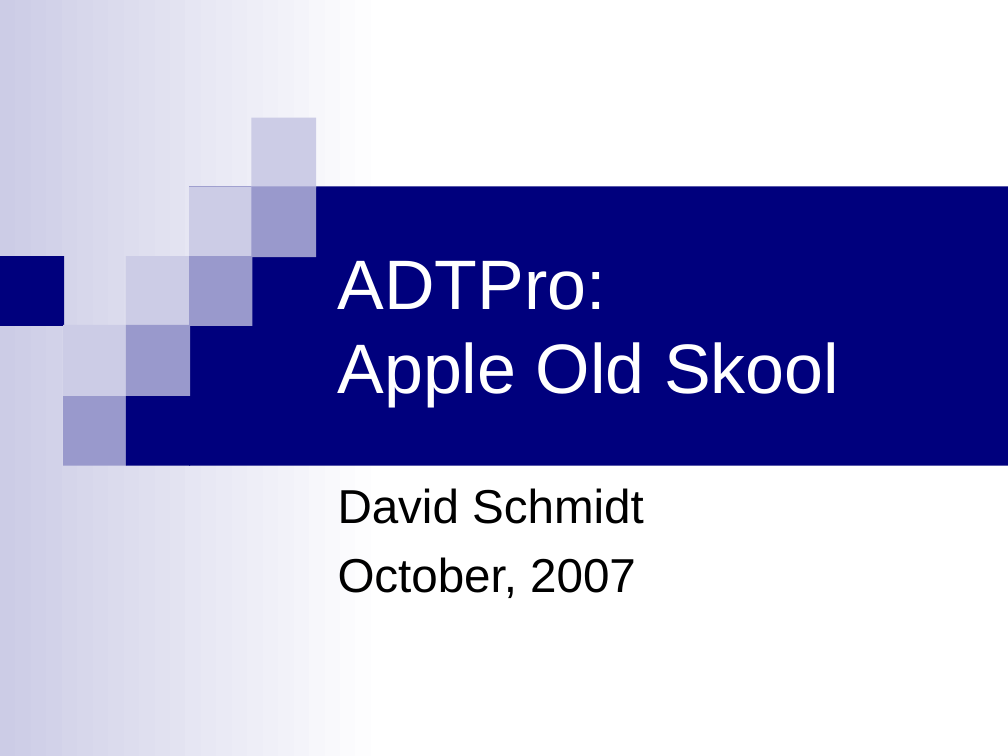
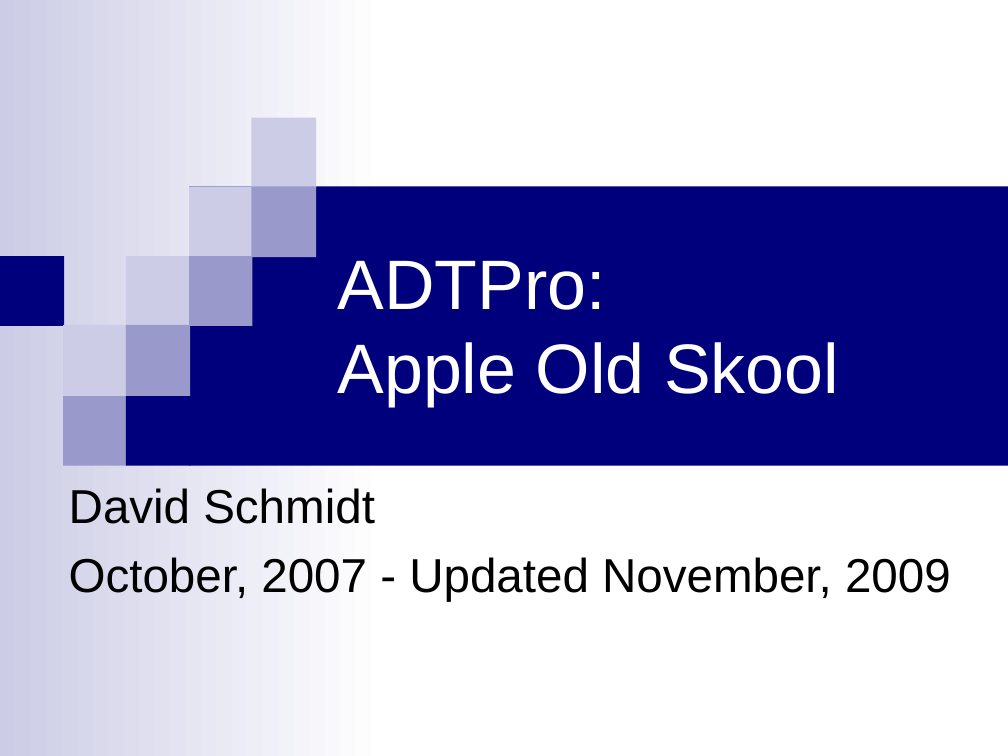
Before and after one commit to RasppleII/adtpro, a slide deck: slide 1 of doc/src/site/resources/ADTProIntro.ppt. Drawn at 1008x756 pixels with LibreOffice and Linux fonts; fonts in the diff are those of the drawing. Boxes give left, top, right and bottom in pixels: in the first picture for what was removed or moved away, otherwise in the second. Text is boxed around its words. In the diff, an @@ line names an element or a change of style, - is before the commit and + after.

```diff
--- a/doc/src/site/resources/ADTProIntro.ppt
+++ b/doc/src/site/resources/ADTProIntro.ppt
@@ subtitle "David Schmidt": place and size @@
-subtitle "David Schmidt" at (338,488,644,598)
+subtitle "David Schmidt" at (69,488,951,601)
@@ subtitle at (69,557,951,601): text changed @@
-October, 2007
+October, 2007 - Updated November, 2009
```
Also in this commit, not shown: 4 other slides changed, 1 slide added, 1 slide removed.
